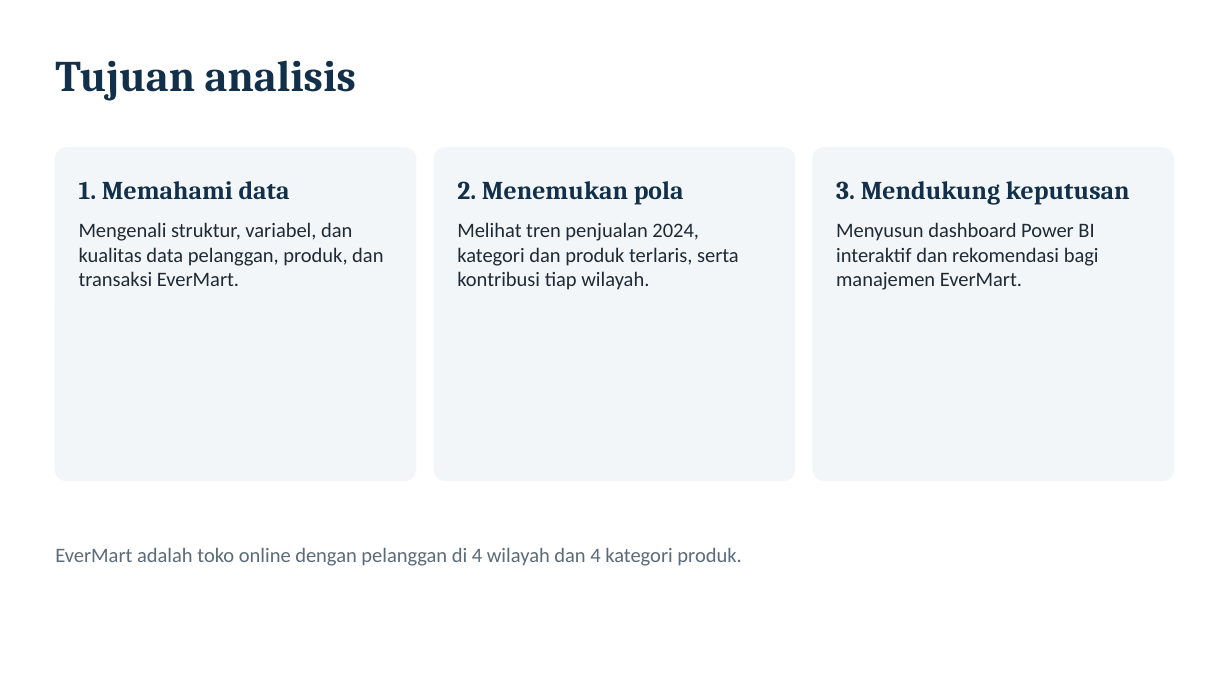
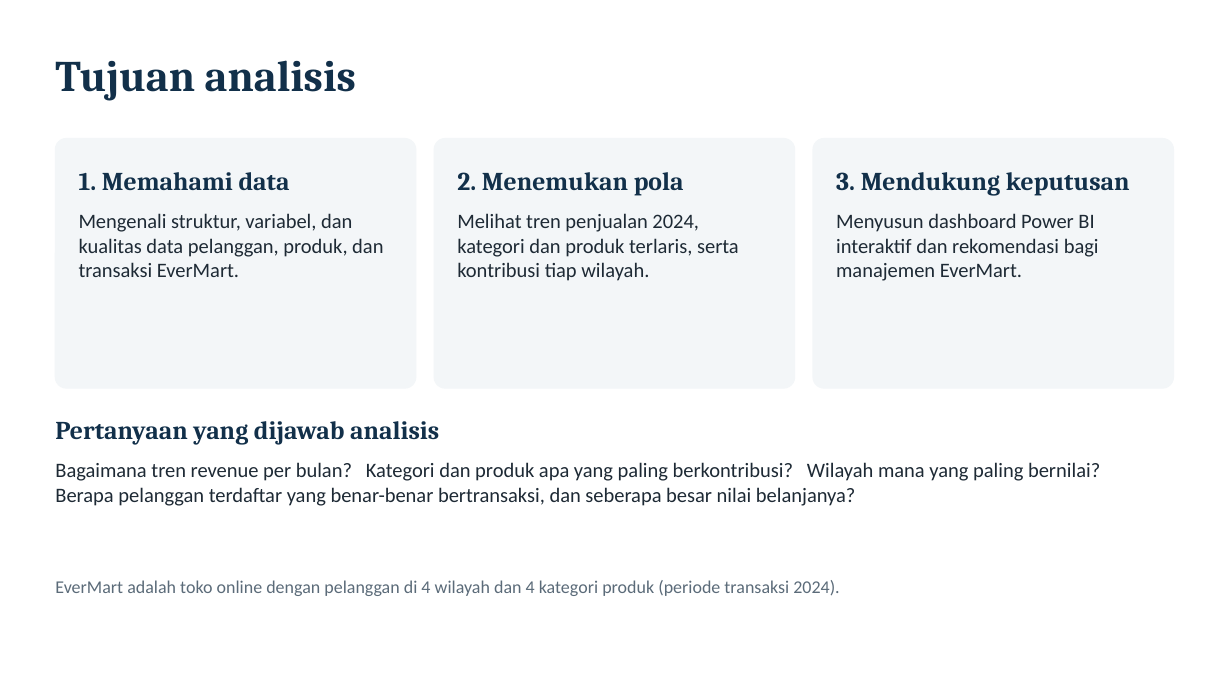
Before and after one commit to farhansech/EXACOUNT, a slide deck: slide 3 of output/EverMart_UTS_BDASC.pptx (slide 2 before the commit). Drawn at 1232x693 pixels with LibreOffice and Linux fonts; fonts in the diff are those of the drawing. Boxes give left, top, right and bottom in pixels: in the first picture for what was removed or moved away, otherwise in the second. Text is boxed around its words. In the diff, an @@ line names an element or a change of style, - is before the commit and + after.

```diff
--- a/output/EverMart_UTS_BDASC.pptx
+++ b/output/EverMart_UTS_BDASC.pptx
@@ rounded rectangle: place and size @@
-rounded rectangle at <box>55,148,416,481</box>
+rounded rectangle at <box>55,139,416,388</box>
@@ rounded rectangle: place and size @@
-rounded rectangle at <box>434,148,795,481</box>
+rounded rectangle at <box>434,139,795,388</box>
@@ proportions changed in 3 elements at <box>55,139,416,388</box>, <box>434,139,795,388</box>, <box>813,139,1174,388</box> @@
@@ rounded rectangle: place and size @@
-rounded rectangle at <box>813,148,1174,481</box>
+rounded rectangle at <box>813,139,1174,388</box>
@@ 3 texts: place and size @@
-3 texts at <box>79,181,1130,205</box>
+3 texts at <box>79,172,1130,195</box>
@@ text "Mengenali struktur, variabel, dan kualitas ...": place and size @@
-text "Mengenali struktur, variabel, dan kualitas ..." at <box>79,222,383,286</box>
+text "Mengenali struktur, variabel, dan kualitas ..." at <box>79,213,383,277</box>
@@ text "Melihat tren penjualan 2024, kategori ...": place and size @@
-text "Melihat tren penjualan 2024, kategori ..." at <box>457,222,739,290</box>
+text "Melihat tren penjualan 2024, kategori ..." at <box>457,213,739,281</box>
@@ text "Menyusun dashboard Power BI interaktif ...": place and size @@
-text "Menyusun dashboard Power BI interaktif ..." at <box>836,222,1099,290</box>
+text "Menyusun dashboard Power BI interaktif ..." at <box>836,213,1099,281</box>
@@ text added at <box>55,421,439,445</box>, 20 pt, text #12304A, bold @@
+Pertanyaan yang dijawab analisis
@@ text added at <box>55,462,1100,506</box>, 16 pt, text #1E2A35 @@
+Bagaimana tren revenue per bulan? Kategori dan produk apa yang paling berkontribusi? Wilayah mana yang paling bernilai? Berapa pelanggan terdaftar yang benar-benar bertransaksi, dan seberapa besar nilai belanjanya?
@@ text at <box>55,580,839,596</box>: text changed; size 16 to 14 pt @@
-EverMart adalah toko online dengan pelanggan di 4 wilayah dan 4 kategori produk.
+EverMart adalah toko online dengan pelanggan di 4 wilayah dan 4 kategori produk (periode transaksi 2024).
```
Also in this commit, not shown: 7 other slides changed, 12 slides added, 3 slides removed.
